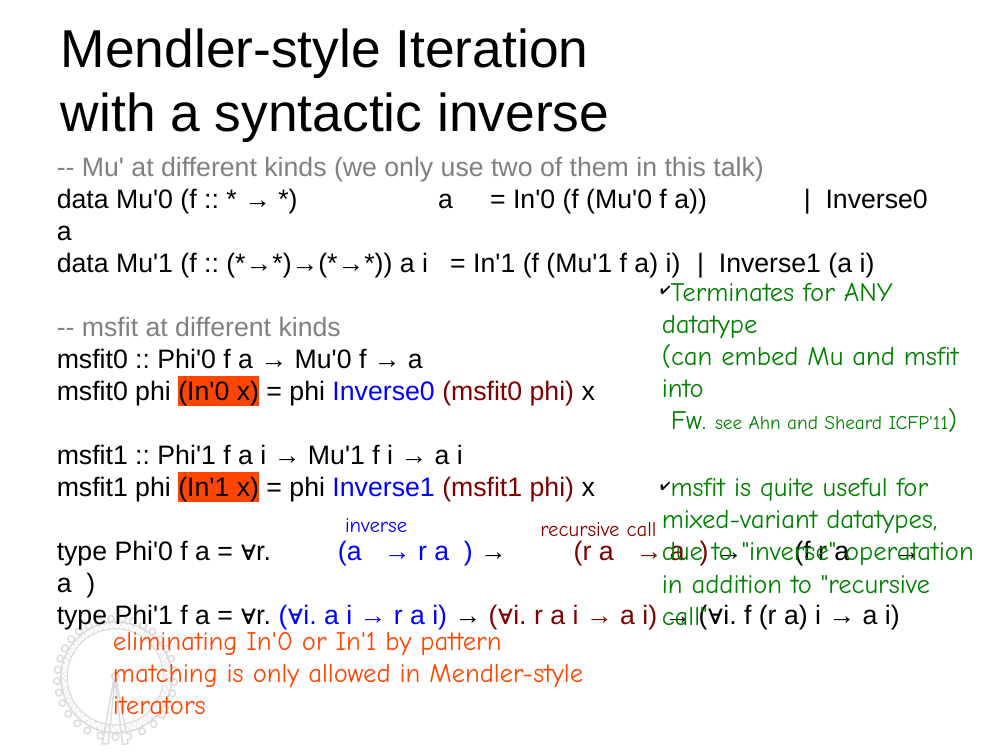
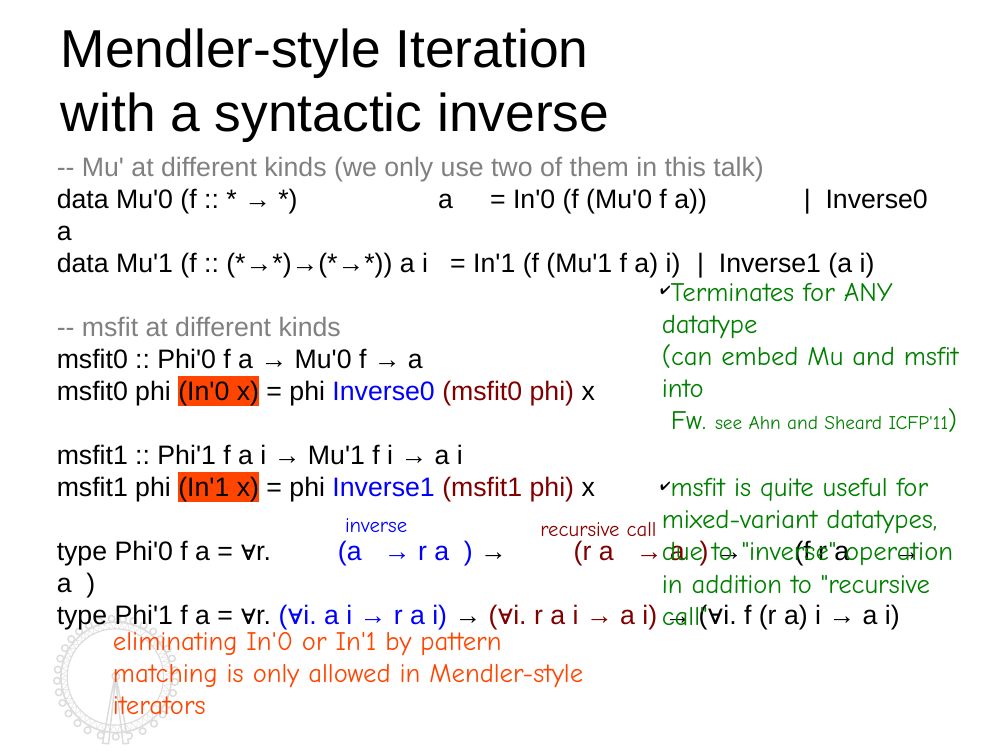
Before and after one commit to kyagrd/naxPapers, a slide deck: slide 8 of draft/TYPES13/ppt/myslide.odp. Drawn at 1008x756 pixels with LibreOffice and Linux fonts; fonts in the diff are those of the drawing. Boxes give left, top, right and bottom in pixels: in the first picture for what was removed or moved away, otherwise in the second. Text is boxed around its words. In the diff, an @@ line names an element or a change of style, - is before the commit and + after.

```diff
--- a/draft/TYPES13/ppt/myslide.odp
+++ b/draft/TYPES13/ppt/myslide.odp
@@ text at (x1=662, y1=478, x2=953, y2=630): text changed @@
-✔ msfit is quite useful for mixed-variant datatypes,
-  due to "inverse" operatation in addition to "recursive call"
+✔ msfit is quite useful for mixed-variant datatypes,
+  due to "inverse" operation in addition to "recursive call"
```
Also in this commit, not shown: 16 other slides changed, 1 other file.
